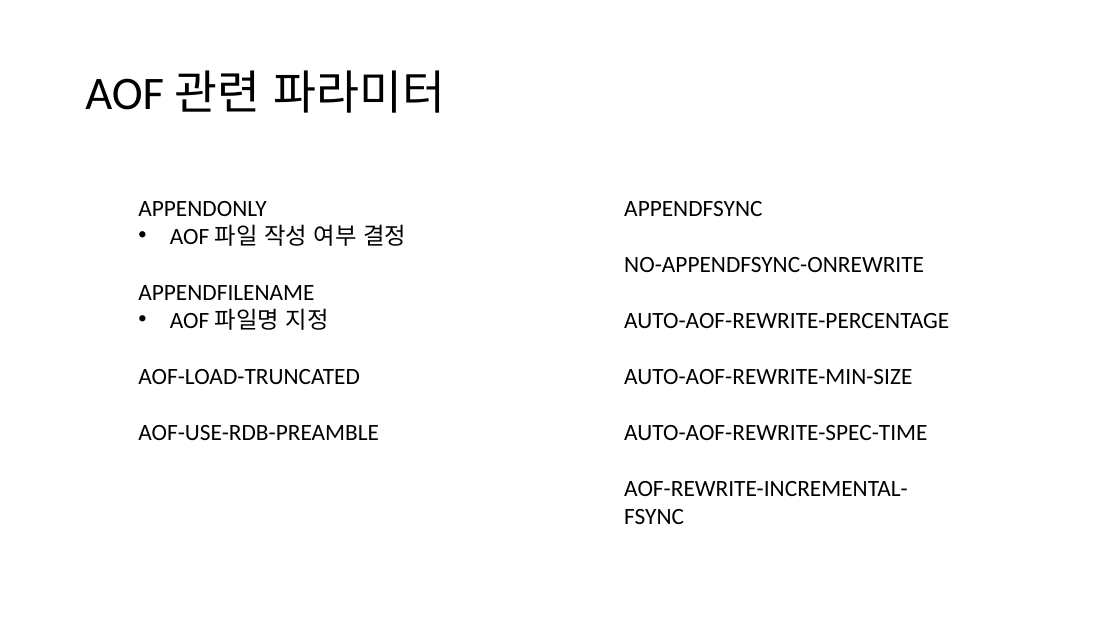
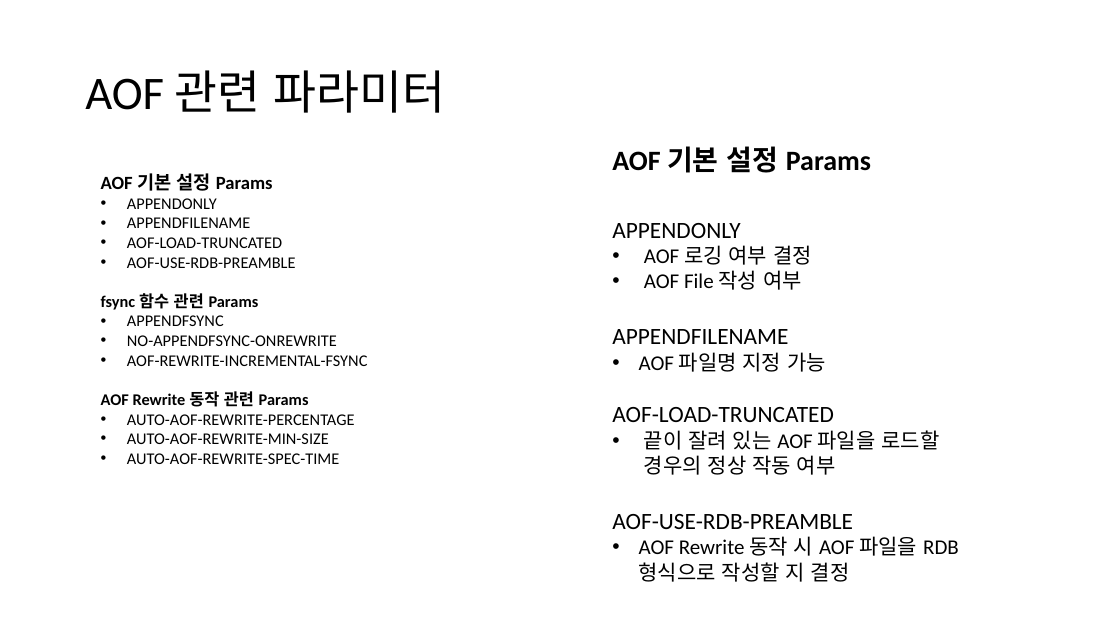
Before and after one commit to jsw166098/Redis, a slide deck: slide 7 of redis_01.pptx (slide 8 before the commit). Drawn at 1120x630 pixels with LibreOffice and Linux fonts; fonts in the diff are those of the drawing. Boxes give left, top, right and bottom in pixels: in the first picture for what was removed or moved away, otherwise in the second. Text is boxed around its words. In the diff, an @@ line names an element or a change of style, - is before the commit and + after.

```diff
--- a/redis_01.pptx
+++ b/redis_01.pptx
@@ text added at (612,146,871,173), 24 pt, text #000000, bold @@
+AOF 기본 설정 Params
@@ text added at (101,173,368,464), 14 pt, text #000000 @@
+AOF 기본 설정 Params
+• APPENDONLY
+• APPENDFILENAME
+• AOF-LOAD-TRUNCATED
+• AOF-USE-RDB-PREAMBLE
+fsync 함수 관련 Params
+• APPENDFSYNC
+• NO-APPENDFSYNC-ONREWRITE
+• AOF-REWRITE-INCREMENTAL-FSYNC
+AOF Rewrite 동작 관련 Params
+• AUTO-AOF-REWRITE-PERCENTAGE
+• AUTO-AOF-REWRITE-MIN-SIZE
+• AUTO-AOF-REWRITE-SPEC-TIME
@@ text removed at (624,201,949,524) @@
-APPENDFSYNC
-NO-APPENDFSYNC-ONREWRITE
-AUTO-AOF-REWRITE-PERCENTAGE
-AUTO-AOF-REWRITE-MIN-SIZE
-AUTO-AOF-REWRITE-SPEC-TIME
-AOF-REWRITE-INCREMENTAL-FSYNC
@@ text "APPENDONLY": place and size @@
-text "APPENDONLY" at (138,201,406,440)
+text "APPENDONLY" at (612,223,959,582)
@@ text at (644,245,812,290): text changed; size 20 to 18 pt @@
-• AOF 파일 작성 여부 결정
+• AOF 로깅 여부 결정
+• AOF File 작성 여부
@@ text at (639,352,826,372): text changed; size 20 to 18 pt @@
-• AOF 파일명 지정
+• AOF 파일명 지정 가능
@@ text at (644,430,940,475): paragraph added @@
+• 끝이 잘려 있는 AOF 파일을 로드할 경우의 정상 작동 여부
@@ text at (639,536,959,582): paragraph added @@
+• AOF Rewrite 동작 시 AOF 파일을 RDB 형식으로 작성할 지 결정
```
Also in this commit, not shown: 4 other slides changed, 1 slide added, 1 slide removed, 3 other files.
